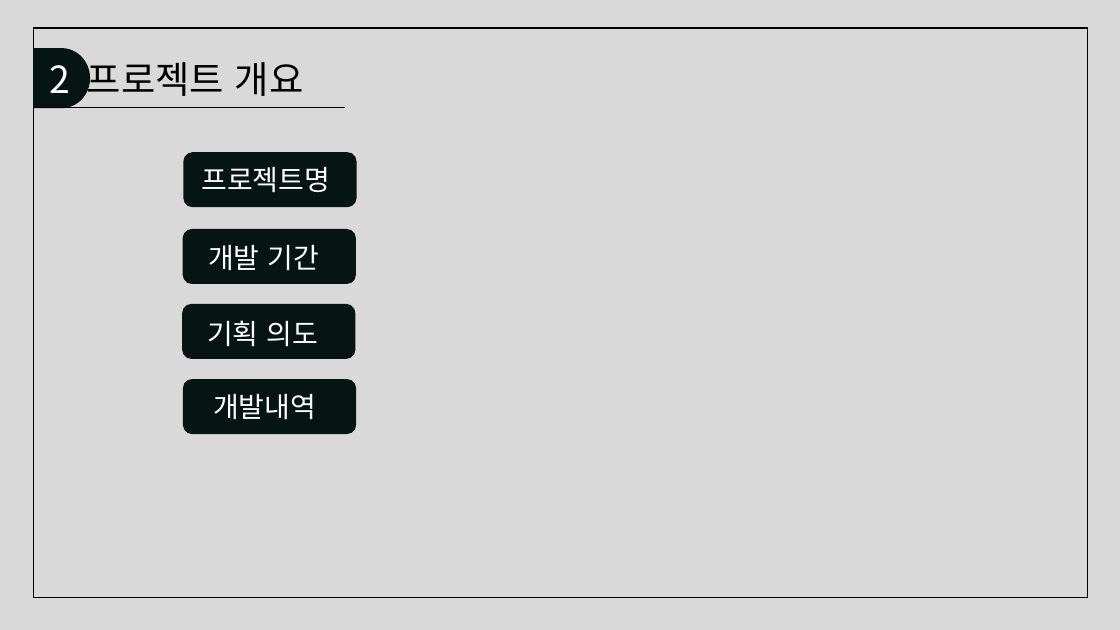
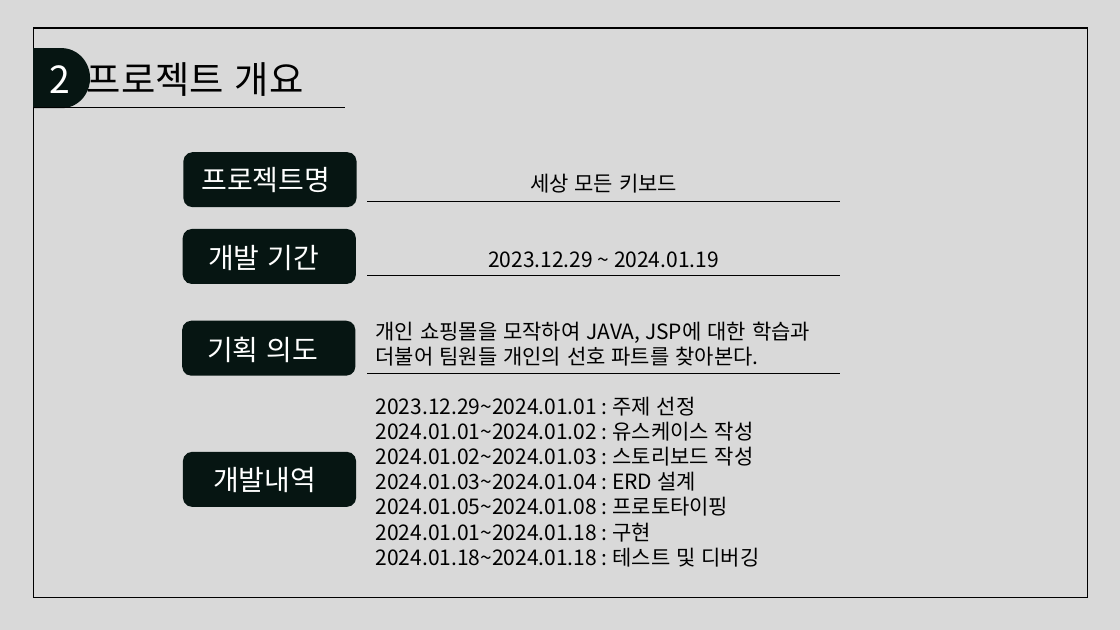
Before and after one commit to juhyeonjong2/KeyBoard, a slide deck: slide 7 of Documents/5. 발표/세상모든키보드.pptx (slide 8 before the commit). Drawn at 1120x630 pixels with LibreOffice and Linux fonts; fonts in the diff are those of the drawing. Boxes give left, top, right and bottom in pixels: in the first picture for what was removed or moved away, otherwise in the second. Text is boxed around its words. In the diff, an @@ line names an element or a change of style, - is before the commit and + after.

Commit message:
발표자료 초안 작성
 - 데이터베이스 ERD 없음

```diff
--- a/Documents/5. 발표/세상모든키보드.pptx
+++ b/Documents/5. 발표/세상모든키보드.pptx
@@ text added at [530, 173, 677, 193], 18 pt, text #000000 @@
+세상 모든 키보드
@@ line added from (367, 201) to (840, 201), #000000 0.5 pt @@
@@ text added at [488, 251, 719, 268], 18 pt, text #000000 @@
+2023.12.29 ~ 2024.01.19
@@ line added from (367, 276) to (840, 276), #000000 0.5 pt @@
@@ rounded rectangle: place and size @@
-rounded rectangle at [182, 304, 355, 360]
+rounded rectangle at [182, 321, 355, 376]
@@ text "기획 의도": place and size @@
-text "기획 의도" at [207, 320, 318, 347]
+text "기획 의도" at [207, 336, 318, 363]
@@ text added at [376, 321, 810, 366], 18 pt, text #000000 @@
+개인 쇼핑몰을 모작하여 JAVA, JSP에 대한 학습과 더불어 팀원들 개인의 선호 파트를 찾아본다.
@@ line added from (367, 373) to (840, 373), #000000 0.5 pt @@
@@ text added at [376, 396, 759, 567], 18 pt, text #000000 @@
+2023.12.29~2024.01.01 : 주제 선정
+2024.01.01~2024.01.02 : 유스케이스 작성
+2024.01.02~2024.01.03 : 스토리보드 작성
+2024.01.03~2024.01.04 : ERD 설계2024.01.05~2024.01.08 : 프로토타이핑
+2024.01.01~2024.01.18 : 구현
+2024.01.18~2024.01.18 : 테스트 및 디버깅
@@ rounded rectangle: place and size @@
-rounded rectangle at [183, 379, 356, 434]
+rounded rectangle at [183, 452, 356, 507]
@@ text "개발내역": place and size @@
-text "개발내역" at [213, 393, 316, 420]
+text "개발내역" at [213, 466, 316, 493]
```
Also in this commit, not shown: 7 other slides changed, 1 slide added, 6 slides removed.
